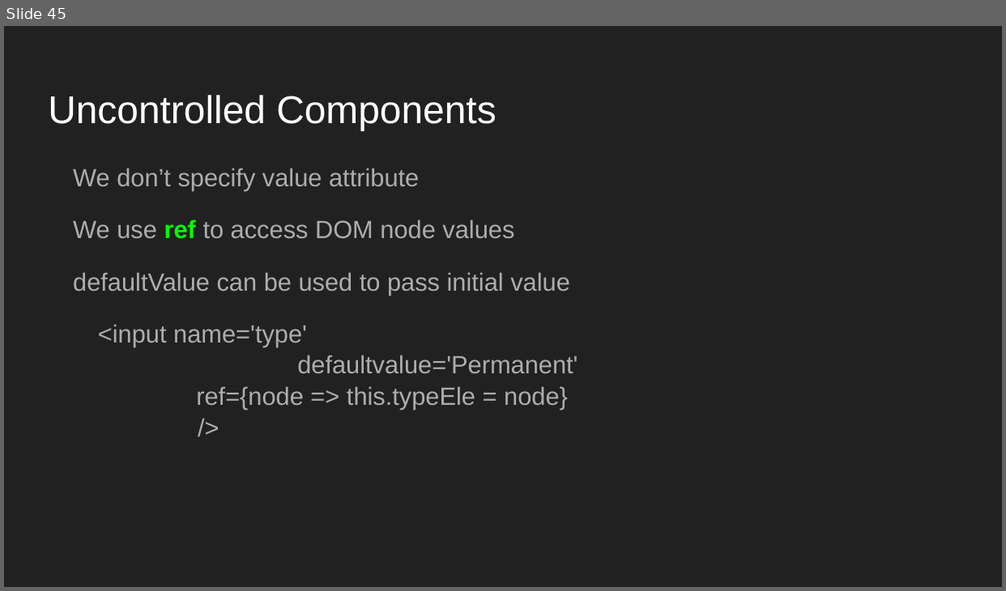
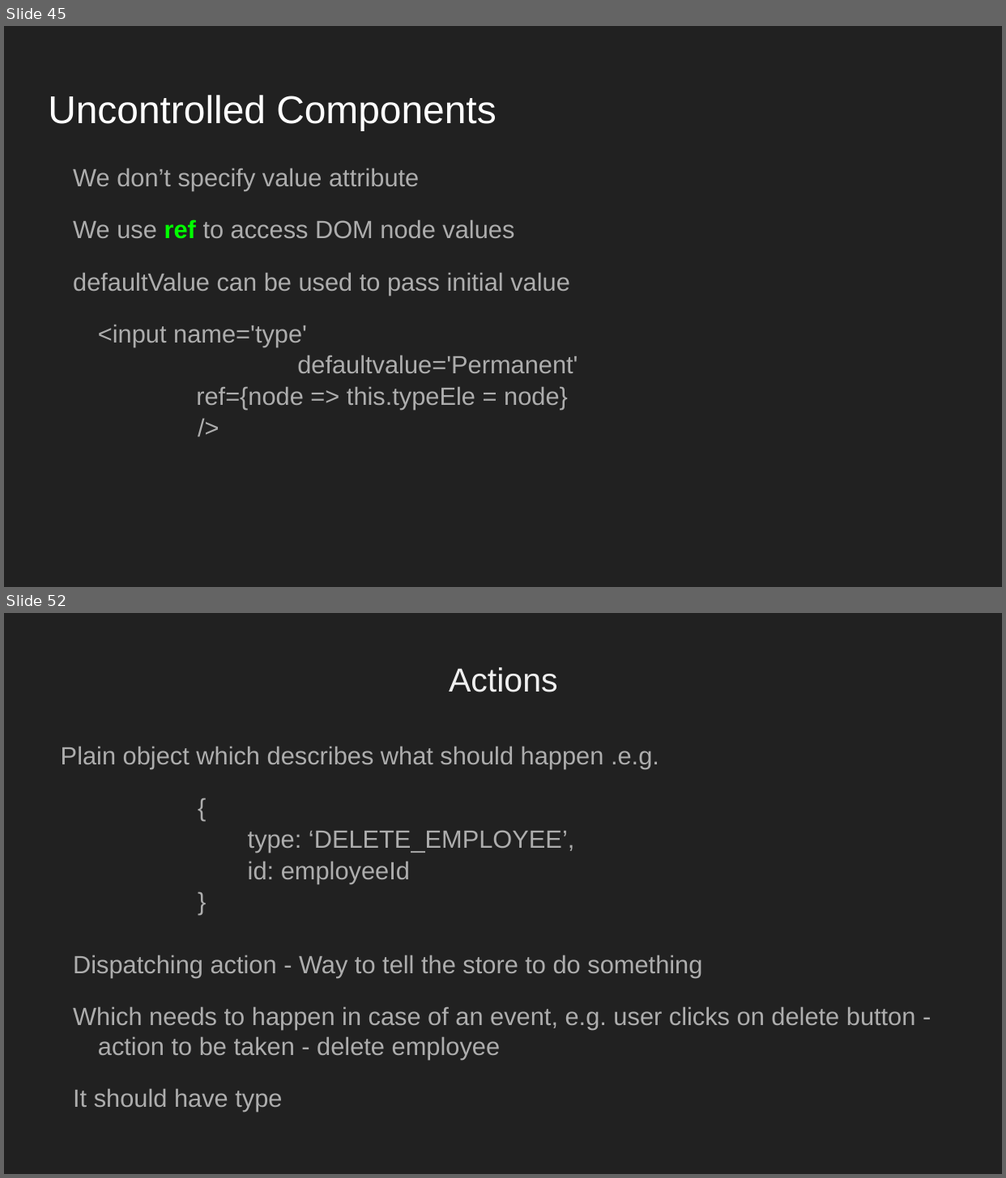
Before and after one commit to Abhay-Joshi-Git/react-redux-sessions-DatafactZ, a slide deck: react-redux.odp. Shown one above the other, each under a label of ours: slide 45 before the commit, slides 45 and 52 after it; the slides between them are not shown. The pictures are 1006x591 and 1006x1178 pixels, drawn with LibreOffice and Linux fonts; fonts in the diff are those of the drawing. Boxes give left, top, right and bottom in pixels: in the first picture for what was removed or moved away, otherwise in the second. Text is boxed around its words. In the diff, an @@ line names an element or a change of style, - is before the commit and + after.

```diff
--- a/react-redux.odp
+++ b/react-redux.odp
@@ slide 52 added at box(4, 613, 1002, 1174), background #212121 @@
@@ text added at box(449, 667, 558, 692), 24 pt, text #EFEFEF @@
+Actions
@@ text added at box(61, 746, 916, 1112), 18 pt, text #ADADAD @@
+Plain object which describes what should happen .e.g.
+{
+type: ‘DELETE_EMPLOYEE’,
+id: employeeId
+}
+Dispatching action - Way to tell the store to do something
+Which needs to happen in case of an event, e.g. user clicks on delete button - action to be taken - delete employee
+It should have type
```
Also in this commit, not shown: 23 other slides added.
